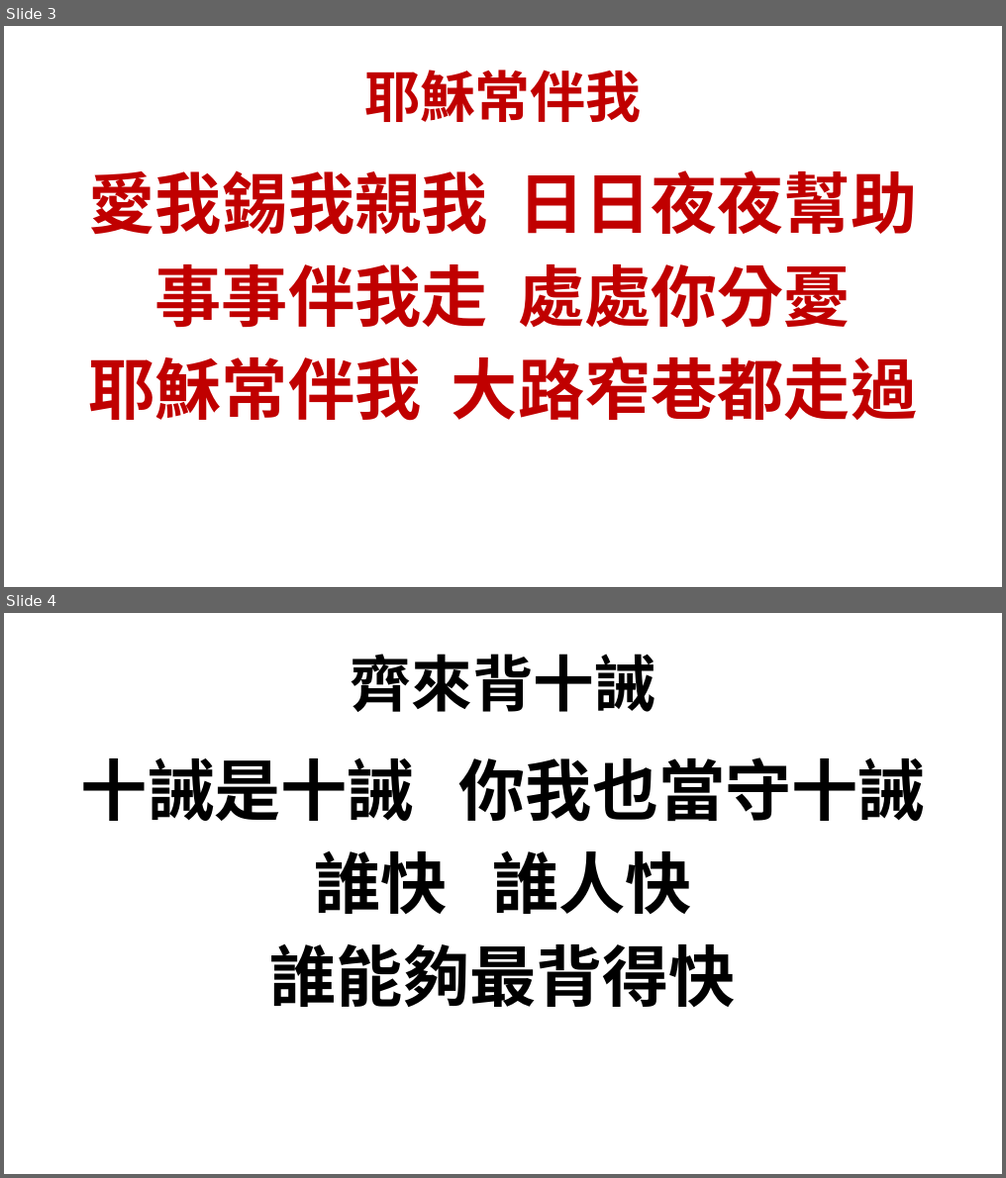
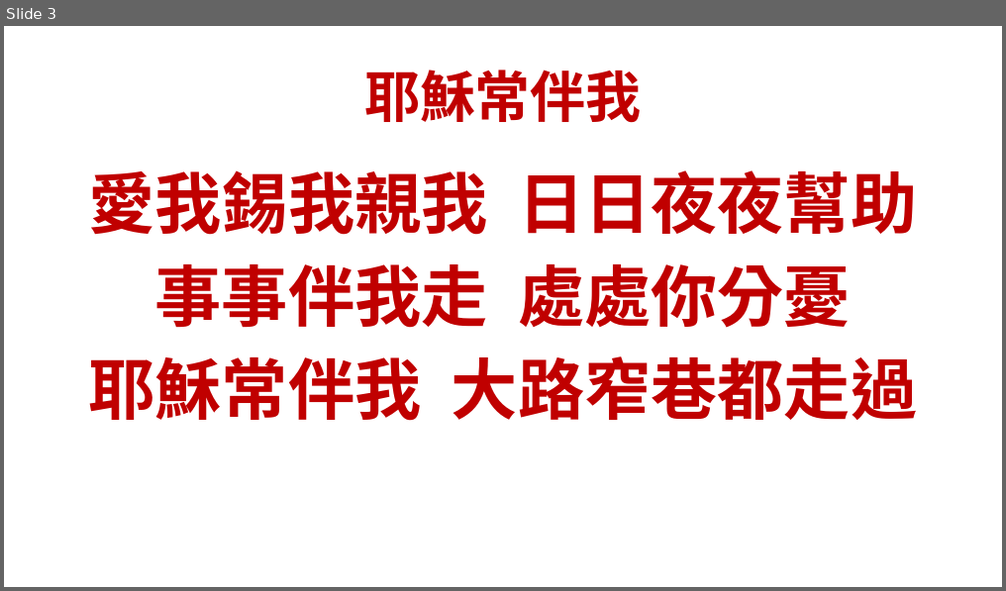
Before and after one commit to batisuoc/bible-school, a slide deck: 2019/7月.pptx. Shown one above the other, each under a label of ours: slides 3 and 4 before the commit, slide 3 after it. The pictures are 1006x1178 and 1006x591 pixels, drawn with LibreOffice and Linux fonts; fonts in the diff are those of the drawing; background and template pictures are left out. Boxes give left, top, right and bottom in pixels: in the first picture for what was removed or moved away, otherwise in the second. Text is boxed around its words. In the diff, an @@ line names an element or a change of style, - is before the commit and + after.

```diff
--- a/2019/7月.pptx
+++ b/2019/7月.pptx
@@ slide 4 removed at [4,613,1002,1174], background picture (left out) @@
@@ title removed at [350,654,655,712] @@
-齊來背十誡
@@ text removed at [81,758,925,1007] @@
-十誡是十誡 你我也當守十誡
-誰快 誰人快
-誰能夠最背得快
```
Also in this commit, not shown: 5 other slides removed, 1 other file.
